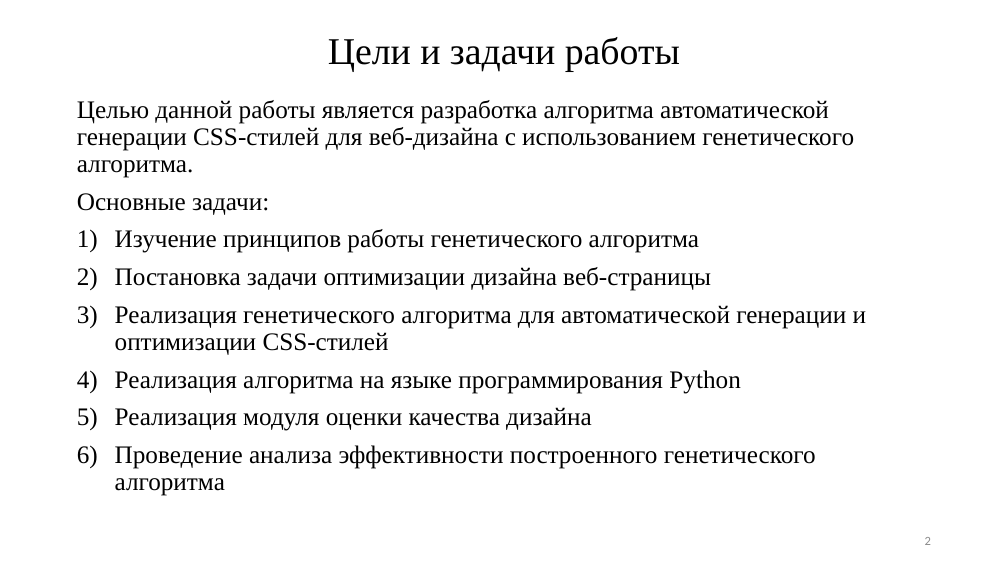
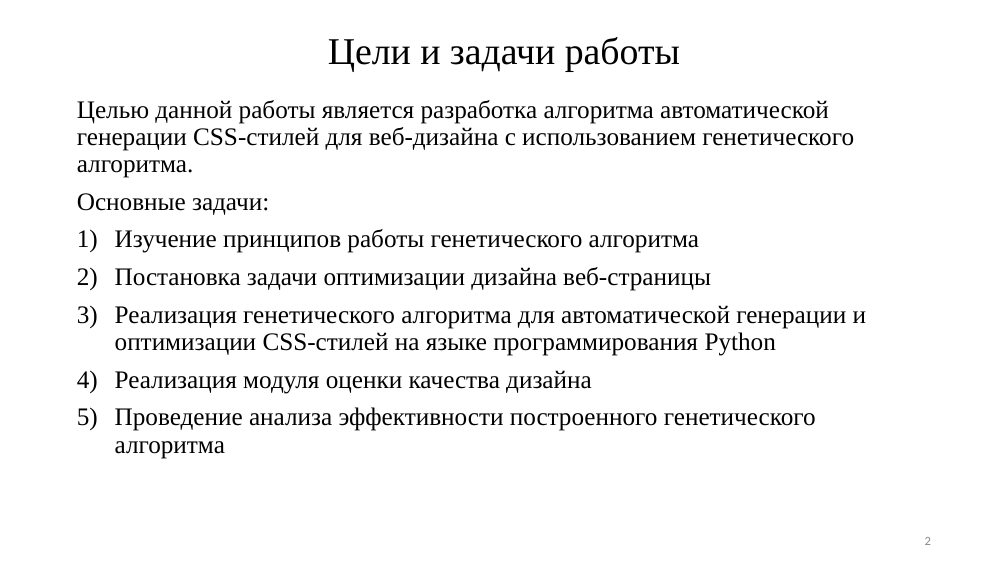
Before and after one commit to akulov1/3course, a slide deck: slide 2 of Презентация .pptx. Drawn at 1008x567 pixels with LibreOffice and Linux fonts; fonts in the diff are those of the drawing. Boxes give left, top, right and bottom in pixels: in the first picture for what was removed or moved away, otherwise in the second. Text is boxed around its words. In the diff, an @@ line names an element or a change of style, - is before the commit and + after.

```diff
--- a/Презентация .pptx
+++ b/Презентация .pptx
@@ text at (115,305,866,356): text changed @@
-3) Реализация генетического алгоритма для автоматической генерации и оптимизации CSS-стилей
-4) Реализация алгоритма на языке программирования Python
+3) Реализация генетического алгоритма для автоматической генерации и оптимизации CSS-стилей на языке программирования Python
```
Also in this commit, not shown: 2 other slides changed.
